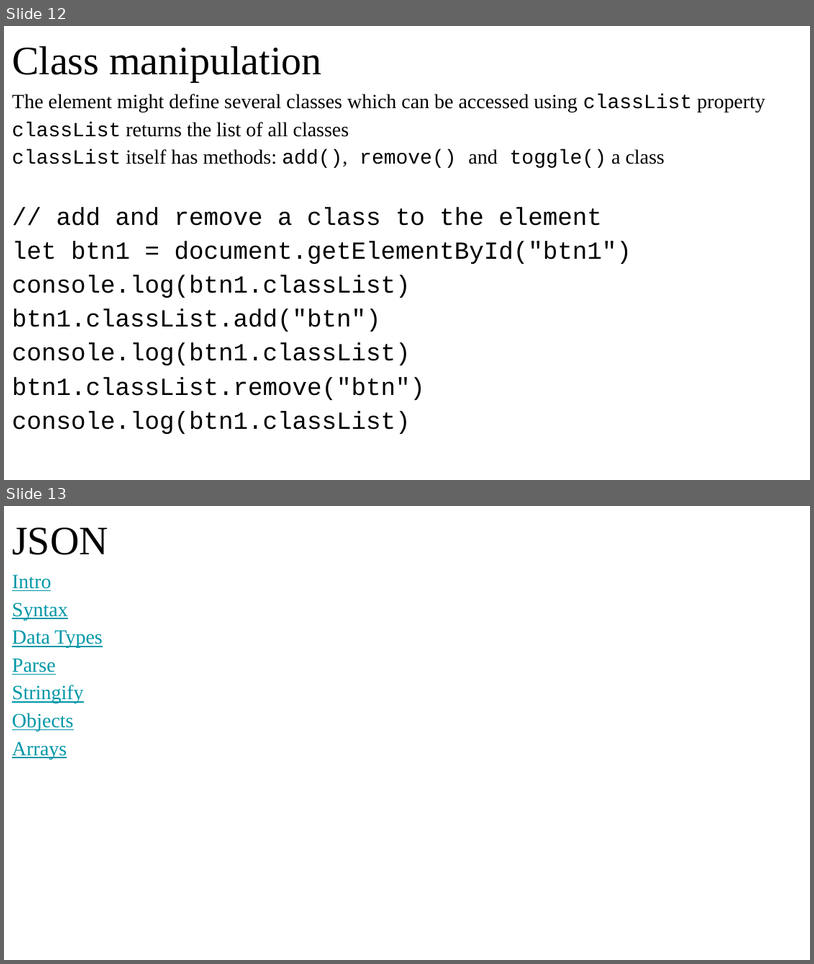
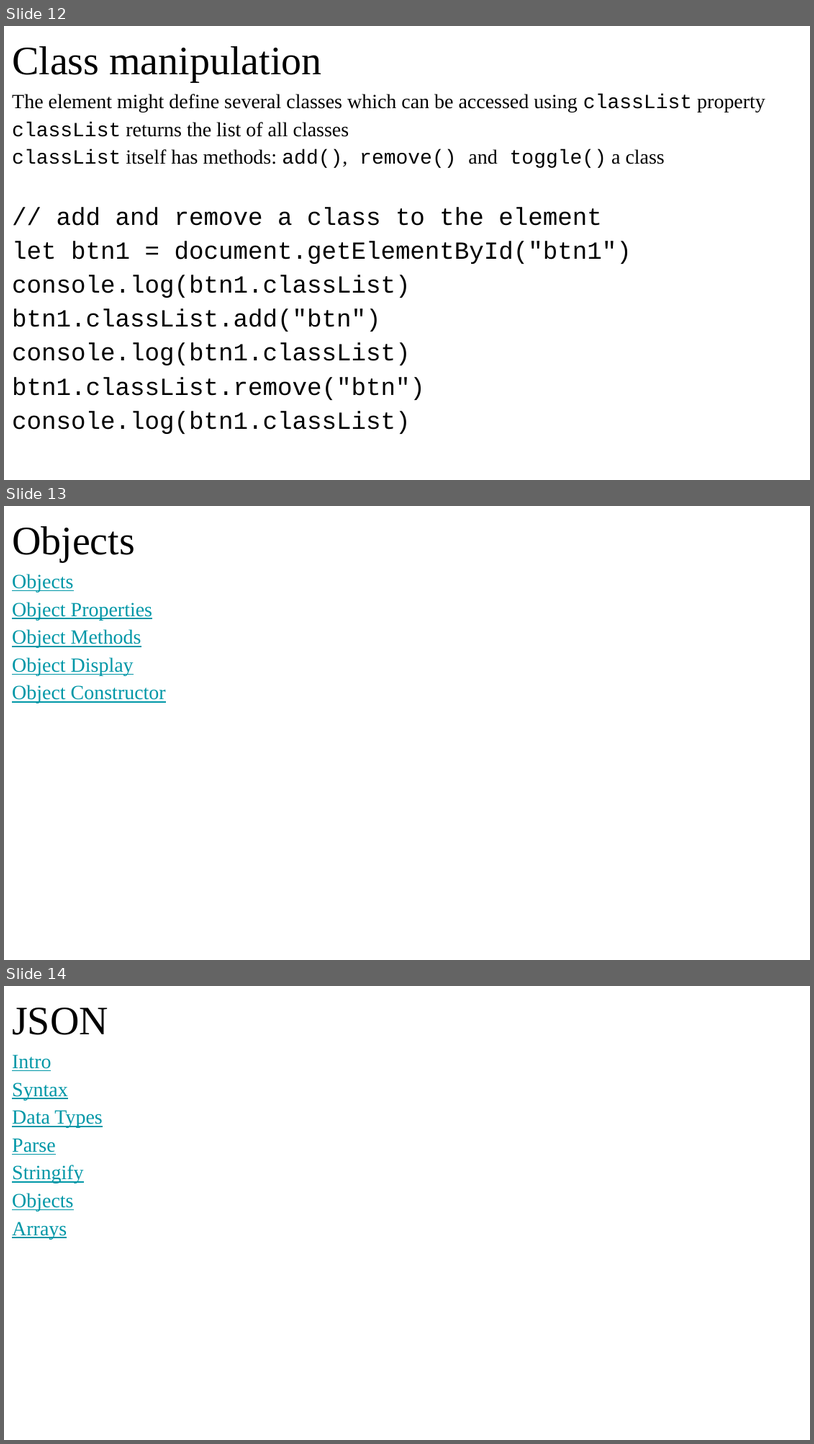
Before and after one commit to manglayev/nu-courses-material, a slide deck: CSCI-111/week-10/week-10-lecture.pptx. Shown one above the other, each under a label of ours: slides 12 and 13 before the commit, slides 12, 13 and 14 after it. The pictures are 814x964 and 814x1444 pixels, drawn with LibreOffice and Linux fonts; fonts in the diff are those of the drawing. Boxes give left, top, right and bottom in pixels: in the first picture for what was removed or moved away, otherwise in the second. Text is boxed around its words. In the diff, an @@ line names an element or a change of style, - is before the commit and + after.

```diff
--- a/CSCI-111/week-10/week-10-lecture.pptx
+++ b/CSCI-111/week-10/week-10-lecture.pptx
@@ slide 13 added at [4, 506, 810, 960], background #FFFFFF @@
@@ title added at [12, 526, 135, 561], 36 pt, text #000000 @@
+Objects
@@ text added at [12, 574, 166, 703], 18 pt, text #0097A7, underline @@
+Objects
+Object Properties
+Object Methods
+Object Display
+Object Constructor
@@ what was slide 13 is now slide 14 @@
```
Also in this commit, not shown: 1 slide changed, 18 other files.
